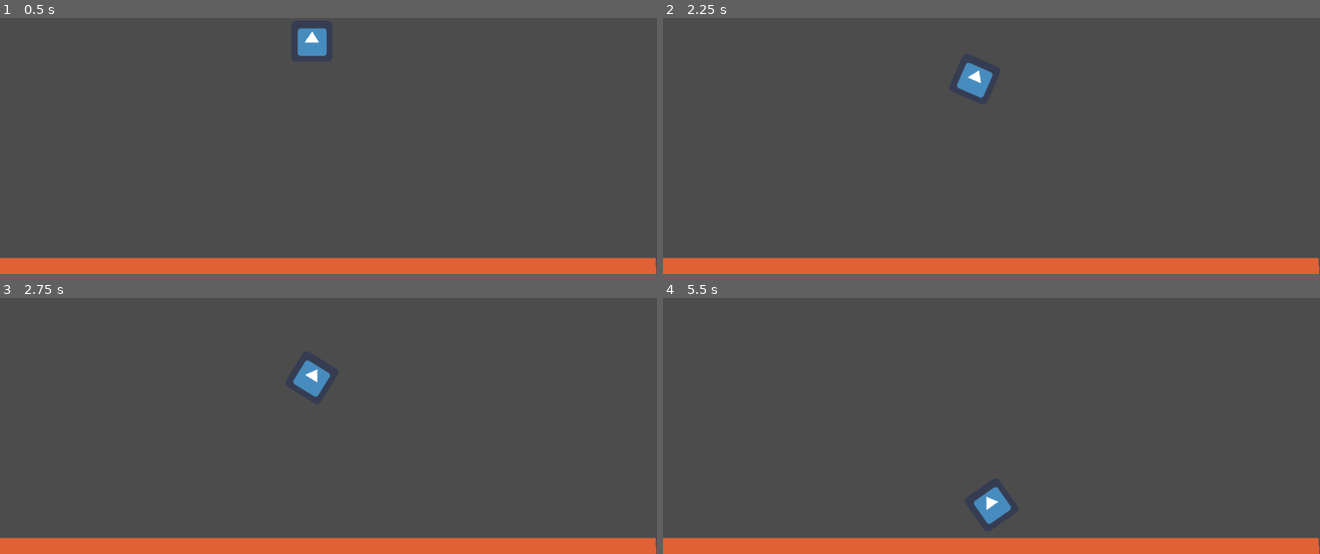
Above: before the commit, frames 1-4 (two rows, left to right).
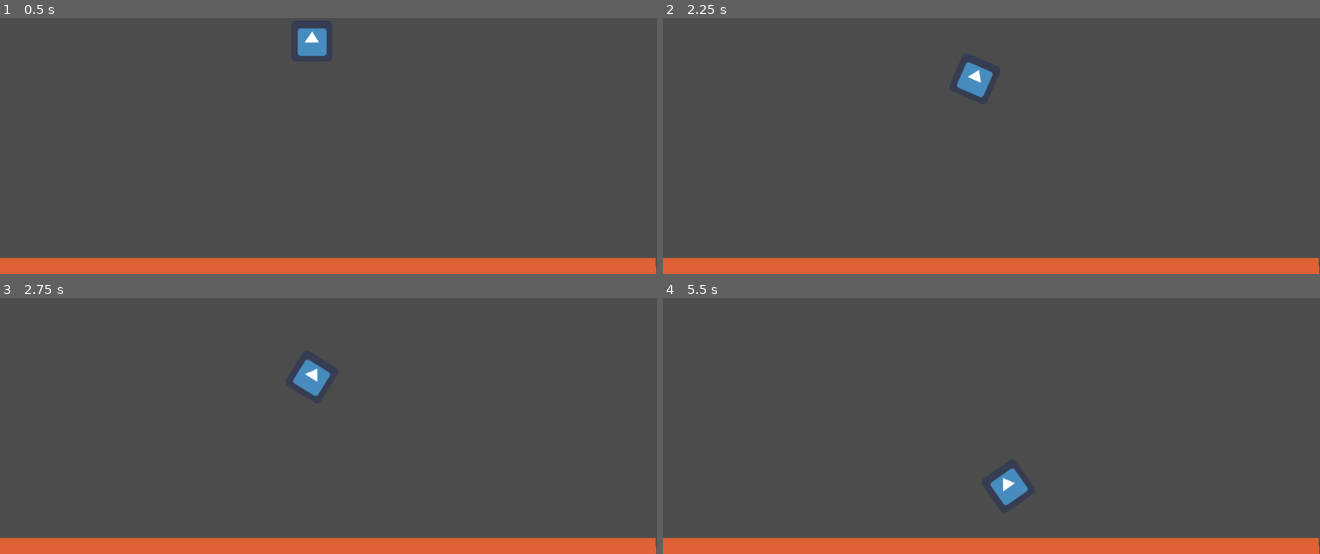
Above: after the commit, the same moments.

Repository: swift456/mars-lander
Game: Godot game, scene res://Main.tscn
Same seed, same stepped clock (60 frames per second), same inputs: the game is played once before the commit and once after it. The engine's default icon, where the game draws it, is replaced by a stand-in: a white triangle on a blue panel in a dark square.
Inputs:
- Up to frame 1 (0.5 s): no input
- Up to frame 2 (2.25 s): hold Right (right) 0.53-1.28 s; tap Space (parachute) at 0.6, 1.35, 2.1 s; hold Left (left) 1.28-2.03 s; hold Right (right) from 2.03 s (still down)
- Up to frame 3 (2.75 s): keep holding Right (right)
- Up to frame 4 (5.5 s): release Right (right) at 2.78 s; hold Up (thrust) 2.78-3.53 s; tap Space (parachute) every 0.75 s from 2.85 to 5.1 s; hold Left (left) from 3.53 s (still down)

Frame 1 is identical in both runs. In frame 2, less than 0.1% of the frame differs, in the area x 44-51%, y 17-32%; in frame 3, less than 0.1%; in frame 4, 0.9%, in the area x 47-56%, y 66-89%.
Error before the commit: Attempt to call function 'queue_free' in base 'previously freed instance' on a null instance. (res://Lander.gd:51)

Commit message:
State machine functionality added #17

Diff:
--- a/Prototyping/LandingTest/Lander.gd
+++ b/Prototyping/LandingTest/Lander.gd
@@ -5,9 +5,9 @@
 var drag = 0.1
 var instancing = true
 var instance = parachute
-enum State {FREEFALL, PARACHUTE_DEPLOY, PARACHUTE_DEPLOYED, THRUST, DESTROYED, PAUSED}
+enum State {FREEFALL, PARACHUTE_DEPLOY, PARACHUTE_CUT, PARACHUTE_DEPLOYED,PARACHUTE_USED, DESTROYED, PAUSED}
 var _state = State.FREEFALL
-var parachute_count = 0
+
 
 
 
@@ -29,8 +29,6 @@
 
 		State.PARACHUTE_DEPLOY:
 
-			if parachute_count == 0:
-
 				instance = parachute.instance()
 				add_child(instance)
 				instance.position = Vector2($ParachuteSpawn.position.x,$ParachuteSpawn.position.y + -10)
@@ -39,17 +37,18 @@
 				pinjoint.set("node_a", instance.get_path())
 				add_child(pinjoint)
 				pinjoint.global_transform.origin = (instance.global_transform.origin - self.global_transform.origin / 2)
-				parachute_count += 1
+				_state = State.PARACHUTE_DEPLOYED
+		State.PARACHUTE_DEPLOYED:
+				if drag <= 3.7:
+					print("Parachute Deployed!")
+					instance.set_mass(drag)
+					drag += 1.8 * delta
+				if drag >= 3.7:
+					_state = State.PARACHUTE_DEPLOYED
+		State.PARACHUTE_CUT:
+				instance.queue_free()
+				_state = State.PARACHUTE_USED
 
-			if drag <= 2.7:
-				print("Parachute Deployed!")
-				instance.set_mass(drag)
-				drag += 1 * delta
-				if drag >= 2.7:
-					_state = State.FREEFALL
-		State.PARACHUTE_DEPLOYED:
-				instance.queue_free()
-				_state = State.FREEFALL
 
 
 
@@ -66,7 +65,7 @@
 		self.set_applied_torque(1000)
 	if Input.is_action_pressed("thrust"):
 		var thrust = -self.global_transform.y
-		thrust = thrust/4
+		thrust = thrust/2
 		apply_central_impulse(thrust)
 	print(rotation)
 func input():
@@ -74,12 +73,11 @@
 
 
 
-	if Input.is_action_just_pressed("parachute") && parachute_count == 0:
+	if Input.is_action_just_pressed("parachute") && !_state == State.PARACHUTE_DEPLOYED && !_state == State.PARACHUTE_USED:
 		_state = State.PARACHUTE_DEPLOY
-	if Input.is_action_just_pressed("parachute") && parachute_count >= 1:
-		_state = State.PARACHUTE_DEPLOYED
-	if Input.is_action_just_pressed("thrust"):
-		_state = State.THRUST
+	if Input.is_action_just_pressed("parachute") && _state == State.PARACHUTE_DEPLOYED:
+		_state = State.PARACHUTE_CUT
+
 
 
 
